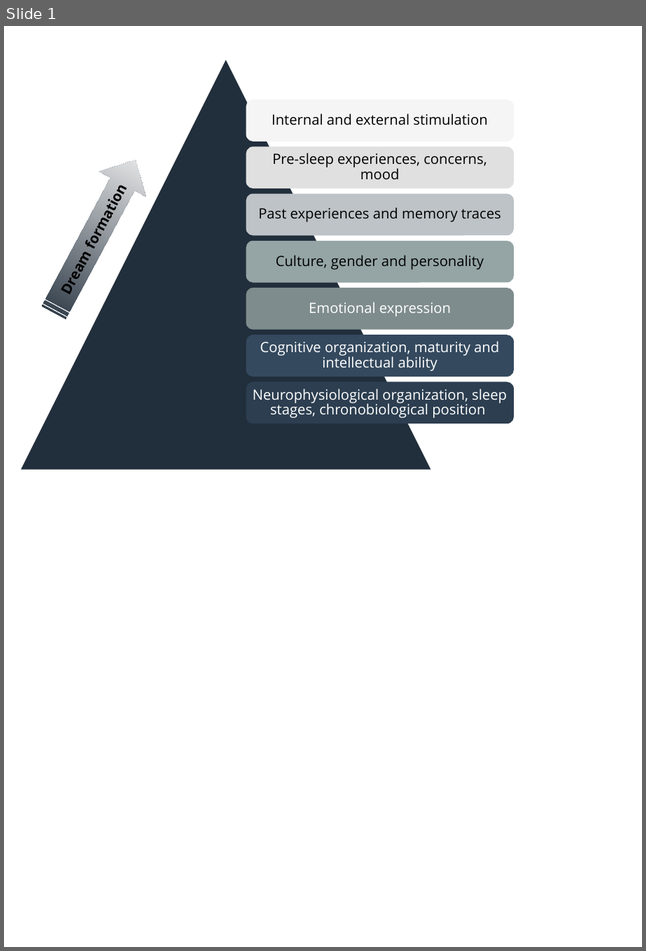
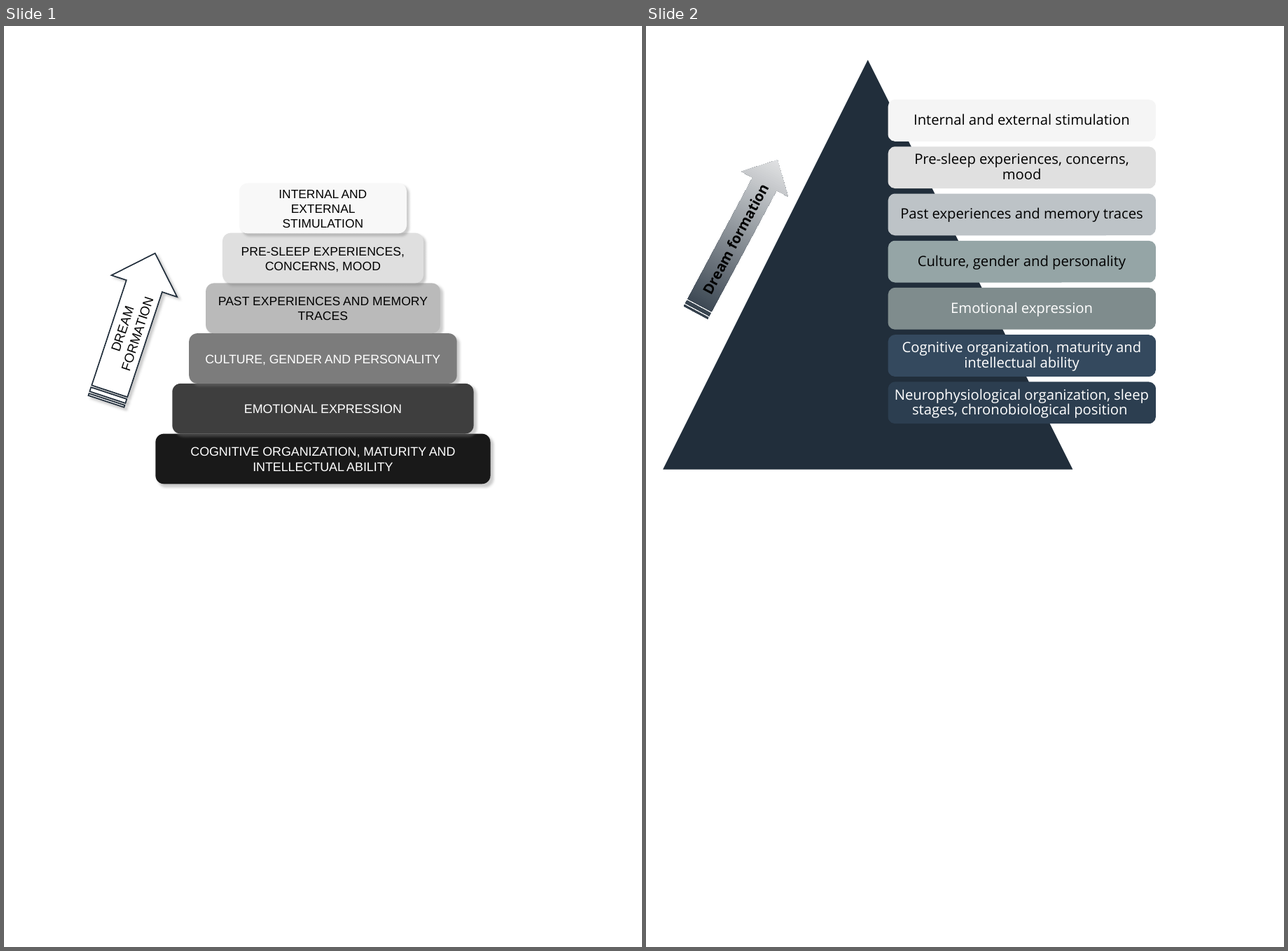
Before and after one commit to raphaelvallat/Thesis, a slide deck: Fig/Intro/Intro_Pyramid_dream_construction/Intro_pyramid_dream.pptx. Shown side by side, each under a label of ours: slide 1 before the commit, slides 1 and 2 after it. The pictures are 646x951 and 1288x951 pixels, drawn with LibreOffice and Linux fonts; fonts in the diff are those of the drawing. Boxes give left, top, right and bottom in pixels: in the first picture for what was removed or moved away, otherwise in the second. Text is boxed around its words. In the diff, an @@ line names an element or a change of style, - is before the commit and + after.

Commit message:
added problematic sleep inertia + landscape figure sleep stage

```diff
--- a/Fig/Intro/Intro_Pyramid_dream_construction/Intro_pyramid_dream.pptx
+++ b/Fig/Intro/Intro_Pyramid_dream_construction/Intro_pyramid_dream.pptx
@@ slide 1 added at (x1=4, y1=26, x2=642, y2=947), background #FFFFFF @@
@@ rounded rectangle added at (x1=239, y1=184, x2=407, y2=233), fill #F8F8F8, 10.3 pt, text #000000 @@
+INTERNAL AND EXTERNAL STIMULATION
@@ rounded rectangle added at (x1=222, y1=232, x2=423, y2=283), fill #DFDFDF, 10.4 pt, text #000000 @@
+PRE-SLEEP EXPERIENCES, CONCERNS, MOOD
@@ striped right arrow added at (x1=73, y1=243, x2=187, y2=412), fill #FFFFFF, outline #212E3B 1 pt, 11 pt, text #000000 @@
+DREAM FORMATION
@@ rounded rectangle added at (x1=206, y1=283, x2=440, y2=333), fill #BABABA, 10.4 pt, text #000000 @@
+PAST EXPERIENCES AND MEMORY TRACES
@@ rounded rectangle added at (x1=190, y1=334, x2=457, y2=384), fill #7C7C7C, 10.5 pt, text #FFFFFF @@
+CULTURE, GENDER AND PERSONALITY
@@ rounded rectangle added at (x1=173, y1=384, x2=473, y2=434), fill #3E3E3E, 10.6 pt, text #FFFFFF @@
+EMOTIONAL EXPRESSION
@@ rounded rectangle added at (x1=155, y1=434, x2=490, y2=484), fill #191919, 10.6 pt, text #FFFFFF @@
+COGNITIVE ORGANIZATION, MATURITY AND INTELLECTUAL ABILITY
@@ what was slide 1 is now slide 2 @@
```
Also in this commit, not shown: 8 other files.
